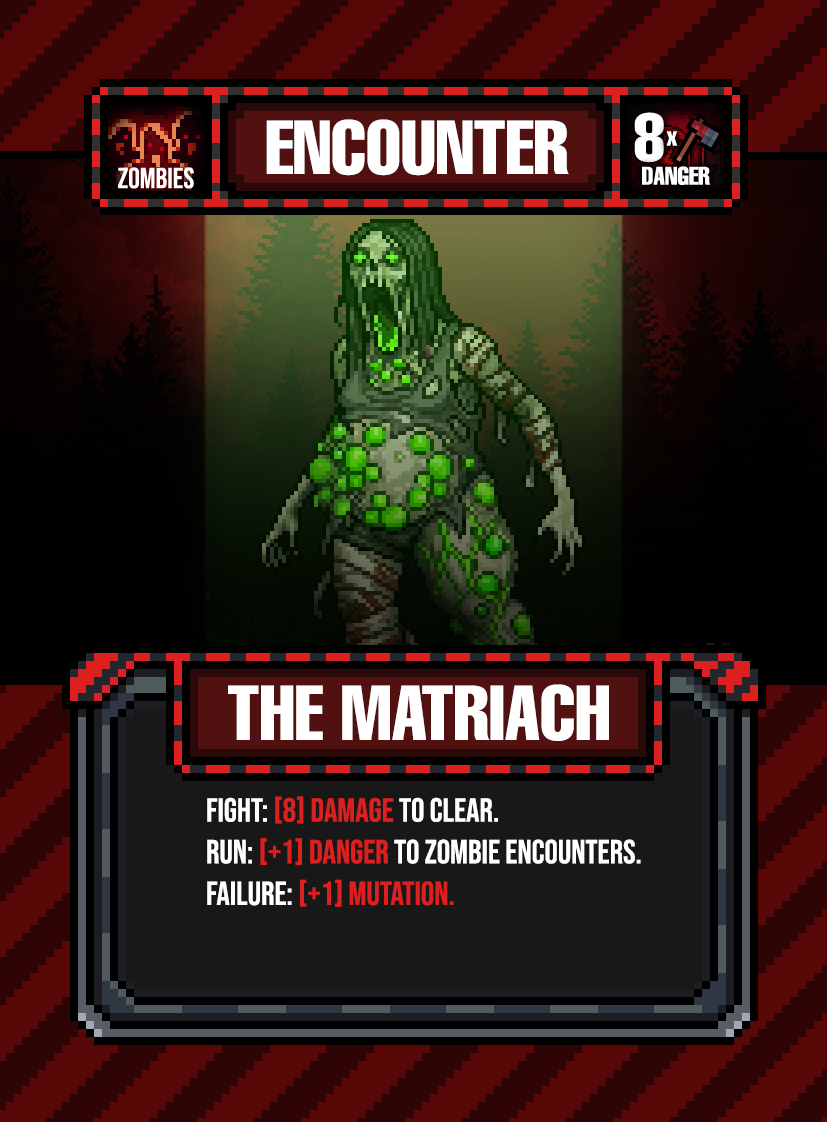
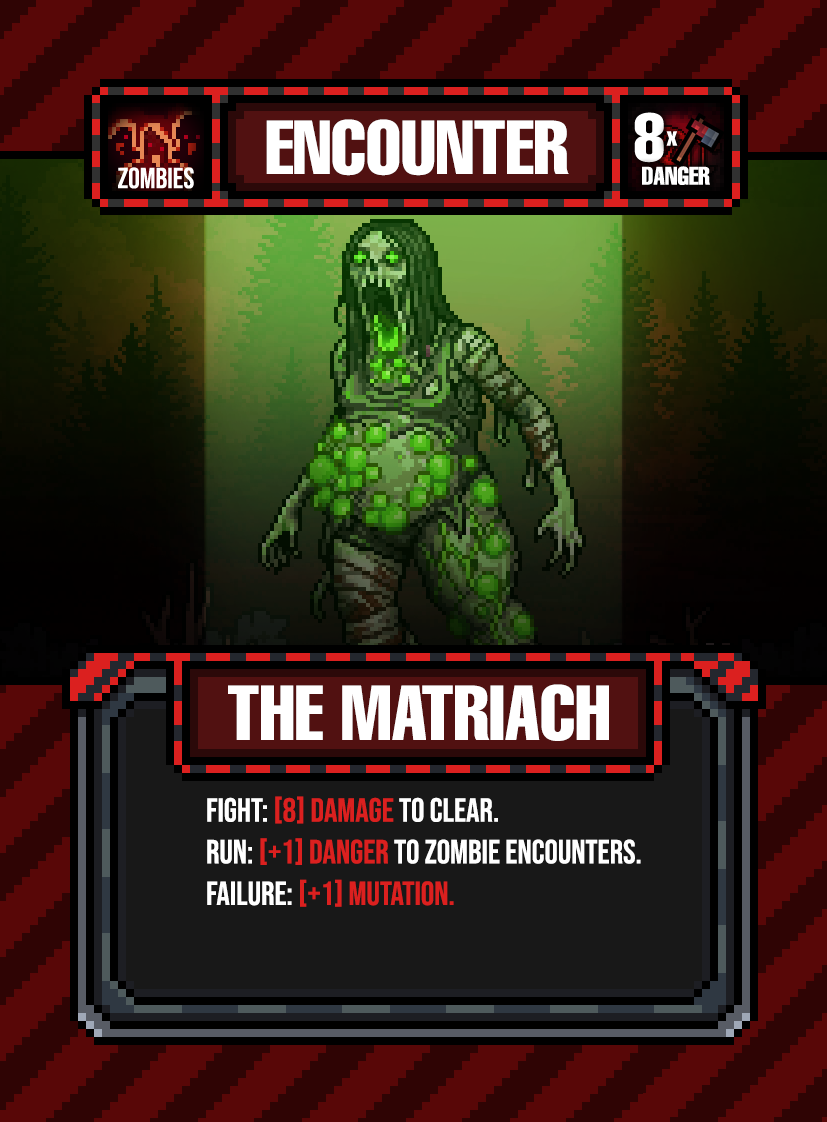
Layered file, before and after one edit (827x1122). Changes by layer:
added layer "Layer 1837" in group "Group 1" over [258, 219, 586, 645]